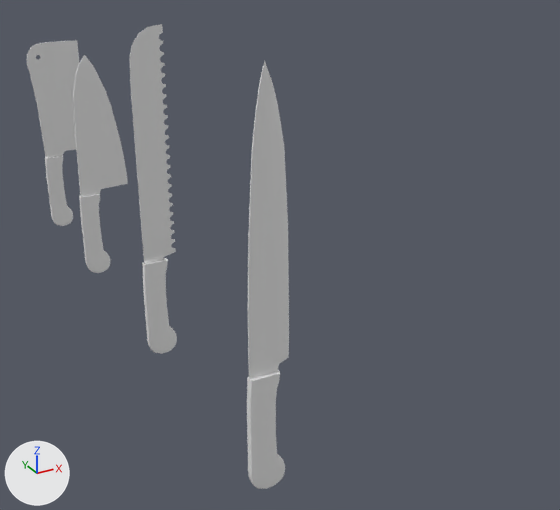
A saved change to the Blender file Assets/ObjectsAssets/Objects/Weapons/PsxKnives.blend.
The view is the same before and after, from a camera (50 mm lens) standing at (-0.67, -2.02, 1.26) and looking at (0.44, 0.0, 0.25). Lighting does not change. The marker at lower left points along +X, +Y and +Z. The first picture is the older version. Materials are left out; every surface is plain grey.
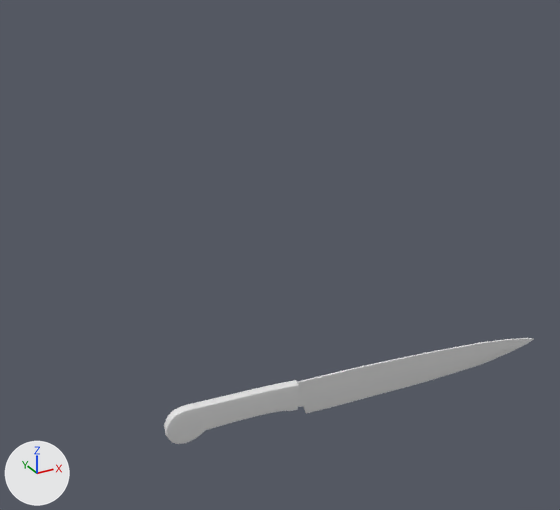
Location of each change, (x1, y1, x2, y2) in pixels of the pictures (560 x 510 px):
```json
{"object": "Cube.001", "change": "turned", "before": [247, 61, 289, 489], "after": [164, 338, 534, 444]}
{"object": "Cube.026", "change": "deleted", "before": [129, 24, 177, 354]}
{"object": "Cube.005", "change": "deleted", "before": [73, 55, 128, 273]}
{"object": "Cube.011", "change": "deleted", "before": [27, 40, 79, 226]}
```

Scene script edits in JSON lines:
```json
{"op": "remove", "block": "ob_cube_026", "code": ["ob_cube_026 = bpy.data.objects.new('Cube.026', me_cube_027)", "ob_cube_026.location = (0.053, -0.011, 0.501)", "ob_cube_026.rotation_euler = (1.571, 0.0, -0.175)  # degrees (90, 0, -10)", "ob_cube_026.scale = (0.01, 0.01, 0.01)"]}
{"op": "set", "path": "ob_cube_001.rotation_euler", "old": "(1.571, 0.0, -0.096)", "new": "(1.571, 1.571, -0.096)", "note": "degrees (90, 0, -5.5) -> degrees (90, 90, -5.5)"}
{"op": "remove", "block": "ob_cube_005", "code": ["ob_cube_005 = bpy.data.objects.new('Cube.005', me_cube_006)", "ob_cube_005.location = (0.025, 0.66, 0.23)", "ob_cube_005.rotation_euler = (1.571, 0.0, -0.096)  # degrees (90, 0, -5.5)", "ob_cube_005.scale = (0.01, 0.01, 0.01)"]}
{"op": "remove", "block": "ob_cube_011", "code": ["ob_cube_011 = bpy.data.objects.new('Cube.011', me_cube_012)", "ob_cube_011.location = (0.028, 1.21, 0.385)", "ob_cube_011.rotation_euler = (1.571, 0.0, -0.096)  # degrees (90, 0, -5.5)", "ob_cube_011.scale = (0.01, 0.01, 0.01)"]}
```
